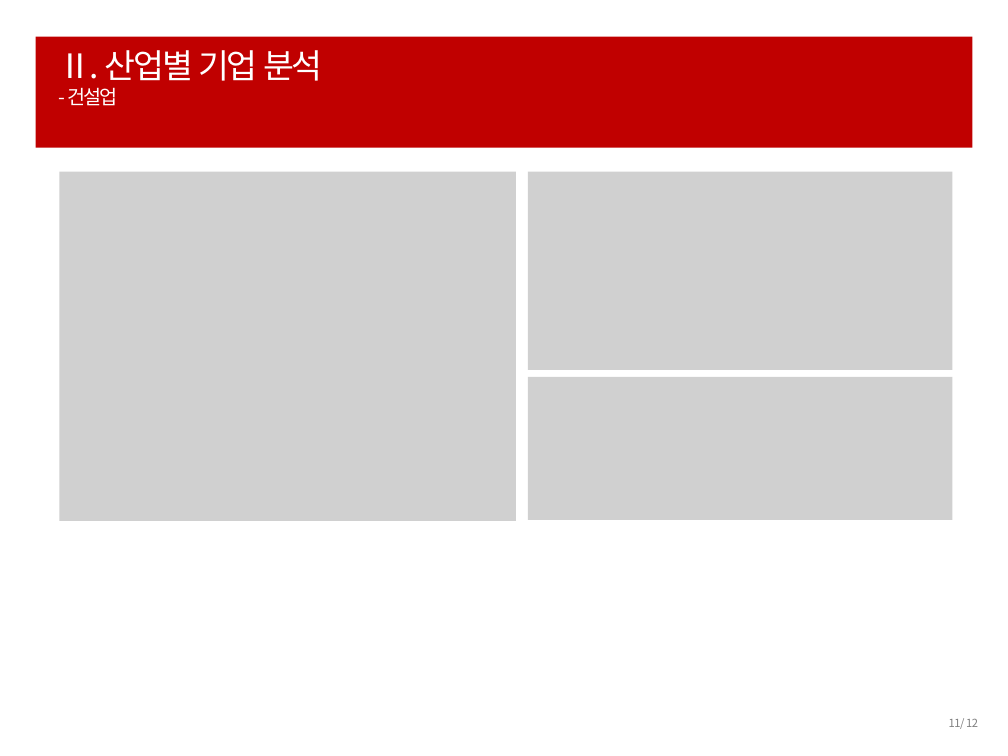
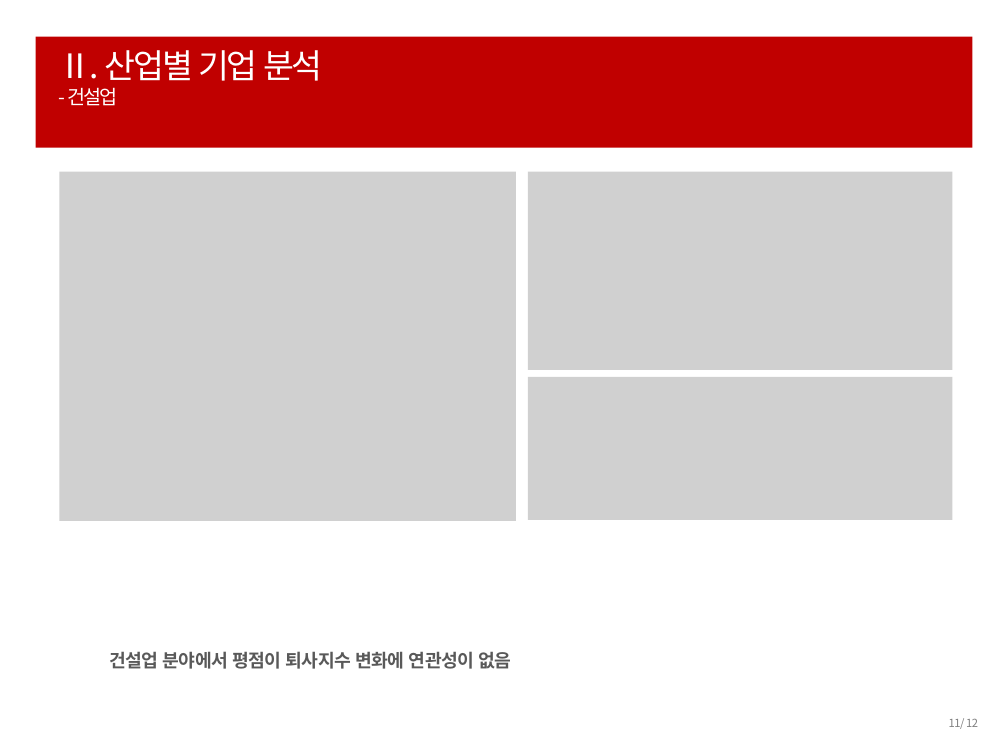
Before and after one commit to ParkHwan/R-studio, a slide deck: slide 11 of project/발표용(이경재) ppt.pptx. Drawn at 1008x756 pixels with LibreOffice and Linux fonts; fonts in the diff are those of the drawing; grey boxes stand for pictures. Boxes give left, top, right and bottom in pixels: in the first picture for what was removed or moved away, otherwise in the second. Text is boxed around its words. In the diff, an @@ line names an element or a change of style, - is before the commit and + after.

```diff
--- a/project/발표용(이경재) ppt.pptx
+++ b/project/발표용(이경재) ppt.pptx
@@ text added at bbox=[109, 651, 512, 669], 13 pt, text #595959, bold @@
+건설업 분야에서 평점이 퇴사지수 변화에 연관성이 없음
```
Also in this commit, not shown: 13 other slides changed.
